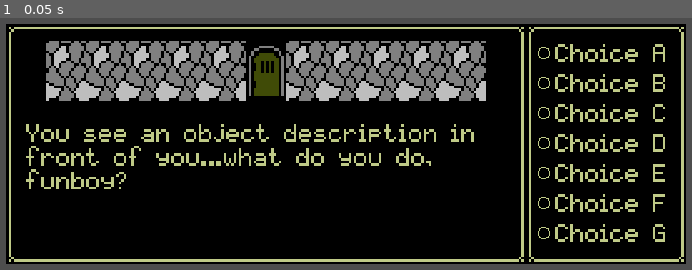
Above: before the commit, frame 1.
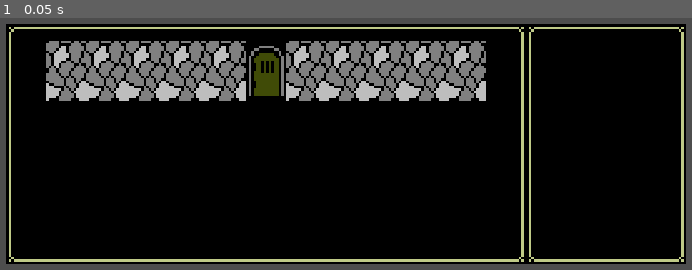
Above: after the commit, the same moment.

Repository: ChrisGlenn/tdaci
Game: Godot game, scene res://Scenes/UI/Interaction/interaction.tscn
The game is run twice, just before and just after one commit, with the same random seed, the same clock (stepped at 60 frames per second) and the same inputs. This scene is started directly instead of the project's main scene.
Inputs:
- Up to frame 1 (0.05 s): no input

The runs differ from the first frame. In frame 1, 5.1% of the frame differs, in the area x 3-97%, y 10-89%.

Commit message:
9/21/2024 NIGHT

Diff:
--- a/Scenes/Enviornment_Tiles/enviornment_tiles.tscn
+++ b/Scenes/Enviornment_Tiles/enviornment_tiles.tscn
@@ -721,6 +721,7 @@
 4:6/0 = 0
 5:6/0 = 0
 6:6/0 = 0
+6:6/0/physics_layer_0/polygon_0/points = PackedVector2Array(-8, -12, 8, -12, 8, 12, -8, 12)
 7:6/0 = 0
 8:6/0 = 0
 9:6/0 = 0
--- a/Scenes/Interaction/Door/door.gd
+++ b/Scenes/Interaction/Door/door.gd
@@ -18,7 +18,8 @@
 var tilemap_ref : int = 1 # defaults to 1 (solid/can't see thru)
 var frame_ref : int = 474 # the reference UI frame (defaults to black)
 var is_active : bool = false # true if the player is colliding
-var interaction_data : Dictionary = {} # this gets sent to the Interaction HUD
+var door_desc : String = "A closed door stands before you..."
+var door_choices : Array = ["Open", "Return"]
 var interaction_ui # holds the interaction UI
 
 
@@ -52,8 +53,7 @@
 					if !opened:
 						door_ref = 0 # closed
 						frame_ref = 95
-						if locked: pass # locked data
-						else: pass # unlocked data
+
 					else:
 						door_ref = 1 # opened
 						frame_ref = 96
@@ -101,20 +101,28 @@
 		if Input.is_action_just_pressed("ci_A"):
 			if !interaction_ui:
 				var i_ui = INTERACT_UI.instantiate()
+				i_ui.parent = self # set the parent
+				i_ui.description_text = door_desc # set the description
+				i_ui.choices = door_choices # set the choices
 				get_tree().root.add_child(i_ui)
-				interaction_ui = i_ui
-				print(interaction_ui)
+				interaction_ui = i_ui # set a reference for this object
 
 func door_update():
 	pass
 
+func interaction(choice : String):
+	if choice == "Return":
+		interaction_ui.queue_free() # delete the UI
+		interaction_ui = null # set the interaction_ui to null
+		print(interaction_ui)
 
-func _on_body_exited(body:Node2D) -> void:
+
+func _on_body_entered(body:Node2D) -> void:
 	if body.is_in_group("PLAYER"):
 		# update the HUD to let the player know they can interact with the door
 		is_active = true # set to true
 
-func _on_body_entered(body:Node2D) -> void:
+func _on_body_exited(body:Node2D) -> void:
 	if body.is_in_group("PLAYER"):
 		# update the HUD the player is now out of range of the door
 		is_active = false # set to false
--- a/Scenes/LevelOne/level_one.tscn
+++ b/Scenes/LevelOne/level_one.tscn
@@ -49,6 +49,7 @@
 position = Vector2(-16, -72)
 door_id = "l1_d001 "
 current_tilemap = NodePath("../../Enviornment_Tiles")
+breakable = false
 
 [node name="Door2" parent="Doors" node_paths=PackedStringArray("current_tilemap") instance=ExtResource("9_1e71d")]
 position = Vector2(-96, -48)
--- a/Scenes/UI/Interaction/interaction.gd
+++ b/Scenes/UI/Interaction/interaction.gd
@@ -2,23 +2,65 @@
 # INTERACTION SCRIPT
 # This HUD element is instanced whenever the player talks or interacts with an NPC or object.
 # Dialogue/interaction choices will be listed along with an image of what the player is interacting with.
+@onready var DESC_TEXT = $Object_Desc
+@onready var INSTRUCT = $Interact_Instruction
+@onready var SEL_NODES = $Selector_Nodes
+@onready var CHOICES = $Choices
 var description_text : String = "" # holds the descriptions (Strings)
 var choices : Array = [] # holds the choices (Strings)
 var description_pos : int = 0 # the current description_text array position
 var choices_pos : int = 0 # the current choices array position
+var choices_max : int = 0 # how many choices the player can select
 var can_select : bool = true # used pause choice selector iteration from player
 var update : bool = false # if true then update the interaction HUD dialogue
+var choice : String = "" # holds the choice made that will be passed to the interact object
+var parent # holds the parent object to pass back commands
 
 
 func _ready() -> void:
-    pass
+    # TODO
+    # set the dialogue texts and visible characters to 0
+    # get the list of choices and iterate through each choices child filling in the
+    # text and then making the extra choices invisible...
+    Globals.can_move = false # stop player movement
+    DESC_TEXT.text = description_text # set the text
+    if choices.size() > 0:
+        for n in choices.size():
+            CHOICES.get_child(n).text = choices[n] # change the texts
+            CHOICES.get_child(n).visible = true
+            SEL_NODES.get_child(n).visible = true
+            if n == choices_pos: SEL_NODES.get_child(n).frame = 1 # set the current selector pos
+    else:
+        print("ERROR: NO CHOICES SET FOR ", self) # ERROR OUT
+        #get_tree().quit() # close the game after feeding the error
+    choices_max = choices.size()-1 # set the choices max
+    choice = CHOICES.get_child(choices_pos).text # set the current selected choice reference
 
 func _process(_delta: float) -> void:
-    pass
+    int_controls() # check for input
 
 
 func int_controls():
-    pass
+    # check for choices and then respond to input
+    if choices_max > 0:
+        if Input.is_action_just_pressed("ci_DOWN"):
+            if choices_pos < choices_max:
+                choices_pos += 1 # move down by incrementing choices_pos
+                SEL_NODES.get_child(choices_pos).frame = 1 # set the next selection down's frame
+                SEL_NODES.get_child(choices_pos-1).frame = 0 # set the previous selection frame back
+                choice = CHOICES.get_child(choices_pos).text # set the current choice reference
+        if Input.is_action_just_pressed("ci_UP"):
+            if choices_pos > 0:
+                choices_pos -= 1 # move up by decrementing choices_pos
+                SEL_NODES.get_child(choices_pos).frame = 1 # set the 'next' selection's frame
+                SEL_NODES.get_child(choices_pos+1).frame = 0 # set the 'previous' selection's frame
+                choice = CHOICES.get_child(choices_pos).text # set the current choice reference
+        if Input.is_action_just_pressed("ci_A"):
+            parent.interaction(choice)
 
 func int_update():
-    pass
+    # clear out the choices
+    # change the dialogue
+    # set the new choices and reset the choices_pos/choices_max
+    for n in CHOICES.get_child_count():
+        CHOICES.get_child(n).visible = false # hide each child
--- a/Scenes/UI/Interaction/interaction.tscn
+++ b/Scenes/UI/Interaction/interaction.tscn
@@ -1,10 +1,11 @@
-[gd_scene load_steps=12 format=3 uid="uid://rslpfmamperk"]
+[gd_scene load_steps=13 format=3 uid="uid://rslpfmamperk"]
 
 [ext_resource type="PackedScene" uid="uid://cax0kv3jxjlwc" path="res://Scenes/UI/UI_NinePatch/ui_nine_patch.tscn" id="1_1ilud"]
 [ext_resource type="Script" path="res://Scenes/UI/Interaction/interaction.gd" id="1_x460k"]
 [ext_resource type="Texture2D" uid="uid://bmkuke6wi2ate" path="res://Sprites/UI/Interaction_HUD.png" id="2_pc14b"]
 [ext_resource type="FontFile" uid="uid://dcbyalkyecj3i" path="res://Fonts/pixelmix.ttf" id="3_khlba"]
 [ext_resource type="Texture2D" uid="uid://bm5wcn8t8p4kr" path="res://Sprites/UI/Selectors.png" id="4_l1856"]
+[ext_resource type="FontFile" uid="uid://q0t65d0ggibc" path="res://Fonts/AtariST8x16SystemFont.ttf" id="5_w4bjs"]
 
 [sub_resource type="AtlasTexture" id="AtlasTexture_07djp"]
 atlas = ExtResource("2_pc14b")
@@ -75,46 +76,67 @@
 offset_left = 64.0
 offset_top = 102.0
 offset_right = 448.0
-offset_bottom = 198.0
+offset_bottom = 182.0
 theme_override_colors/font_color = Color(0.74902, 0.792157, 0.529412, 1)
 theme_override_fonts/font = ExtResource("3_khlba")
 theme_override_font_sizes/font_size = 16
 text = "You see an object description in front of you...what do you do, funboy?"
 autowrap_mode = 3
 
+[node name="Interact_Instruction" type="Label" parent="."]
+visible = false
+offset_left = 64.0
+offset_top = 186.0
+offset_right = 448.0
+offset_bottom = 209.0
+theme_override_colors/font_color = Color(0.74902, 0.792157, 0.529412, 1)
+theme_override_fonts/font = ExtResource("5_w4bjs")
+theme_override_font_sizes/font_size = 16
+text = "Select a CHOICE to continue..."
+horizontal_alignment = 1
+autowrap_mode = 3
+
 [node name="Selector_Nodes" type="Node2D" parent="."]
 
 [node name="Object_Selector_One" type="AnimatedSprite2D" parent="Selector_Nodes"]
+visible = false
 position = Vector2(478, 45)
 sprite_frames = SubResource("SpriteFrames_i8qn2")
 
 [node name="Object_Selector_Two" type="AnimatedSprite2D" parent="Selector_Nodes"]
+visible = false
 position = Vector2(478, 69)
 sprite_frames = SubResource("SpriteFrames_i8qn2")
 
 [node name="Object_Selector_Three" type="AnimatedSprite2D" parent="Selector_Nodes"]
+visible = false
 position = Vector2(478, 93)
 sprite_frames = SubResource("SpriteFrames_i8qn2")
 
 [node name="Object_Selector_Four" type="AnimatedSprite2D" parent="Selector_Nodes"]
+visible = false
 position = Vector2(478, 117)
 sprite_frames = SubResource("SpriteFrames_i8qn2")
 
 [node name="Object_Selector_Five" type="AnimatedSprite2D" parent="Selector_Nodes"]
+visible = false
 position = Vector2(478, 141)
 sprite_frames = SubResource("SpriteFrames_i8qn2")
 
 [node name="Object_Selector_Six" type="AnimatedSprite2D" parent="Selector_Nodes"]
+visible = false
 position = Vector2(478, 165)
 sprite_frames = SubResource("SpriteFrames_i8qn2")
 
 [node name="Object_Selector_Seven" type="AnimatedSprite2D" parent="Selector_Nodes"]
+visible = false
 position = Vector2(478, 189)
 sprite_frames = SubResource("SpriteFrames_i8qn2")
 
 [node name="Choices" type="Node2D" parent="."]
 
 [node name="Choice_A" type="Label" parent="Choices"]
+visible = false
 offset_left = 487.0
 offset_top = 38.0
 offset_right = 586.0
@@ -125,6 +147,7 @@
 text = "Choice A"
 
 [node name="Choice_B" type="Label" parent="Choices"]
+visible = false
 offset_left = 487.0
 offset_top = 62.0
 offset_right = 586.0
@@ -135,6 +158,7 @@
 text = "Choice B"
 
 [node name="Choice_C" type="Label" parent="Choices"]
+visible = false
 offset_left = 487.0
 offset_top = 86.0
 offset_right = 586.0
@@ -146,6 +170,7 @@
 "
 
 [node name="Choice_D" type="Label" parent="Choices"]
+visible = false
 offset_left = 487.0
 offset_top = 110.0
 offset_right = 586.0
@@ -156,6 +181,7 @@
 text = "Choice D"
 
 [node name="Choice_E" type="Label" parent="Choices"]
+visible = false
 offset_left = 487.0
 offset_top = 134.0
 offset_right = 586.0
@@ -166,6 +192,7 @@
 text = "Choice E"
 
 [node name="Choice_F" type="Label" parent="Choices"]
+visible = false
 offset_left = 487.0
 offset_top = 158.0
 offset_right = 586.0
@@ -176,6 +203,7 @@
 text = "Choice F"
 
 [node name="Choice_G" type="Label" parent="Choices"]
+visible = false
 offset_left = 487.0
 offset_top = 182.0
 offset_right = 586.0
Not shown, changed: Notes/todo.txt
